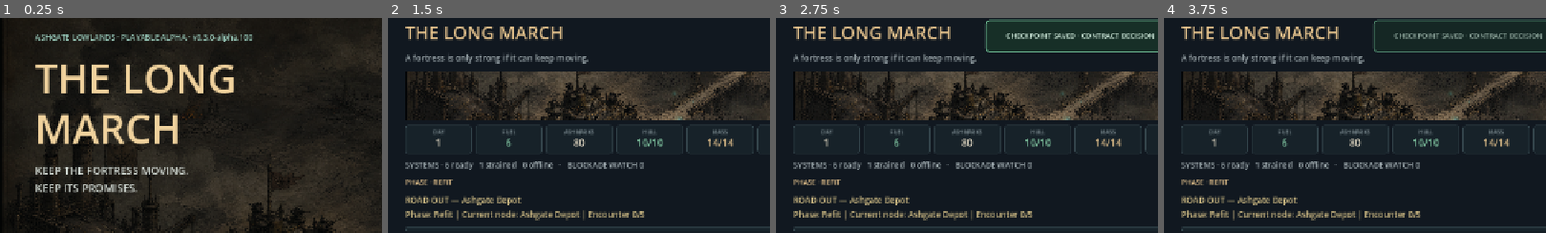
Above: before the commit, frames 1-4 (left to right).
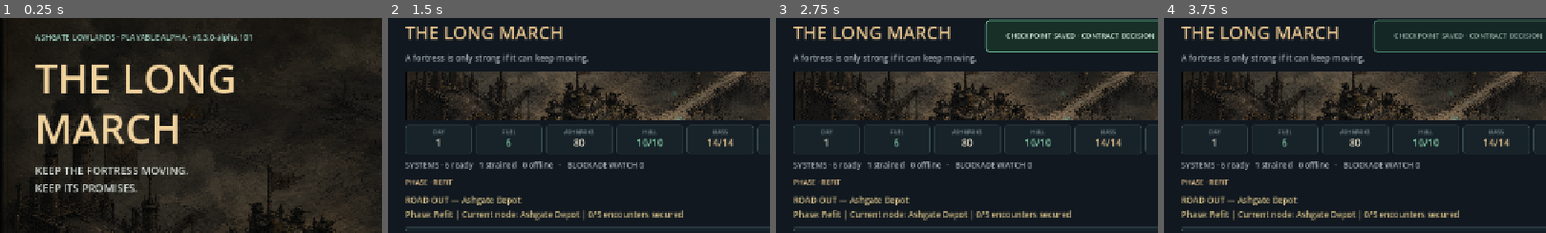
Above: after the commit, the same moments.

Repository: raphaelroshan/the-long-march
Game: Godot game, scene res://scenes/App.tscn
Same seed, same stepped clock (60 frames per second), same inputs: the game is played once before the commit and once after it.
Inputs:
- Up to frame 1 (0.25 s): no input
- Up to frame 2 (1.5 s): click "START GAME · GUIDED FIRST RUN" at 0.5 s; click "SKIP BRIEFING" at 1.25 s
- Up to frame 3 (2.75 s): click "Guard the convoy" at 2 s
- Up to frame 4 (3.75 s): click "Protect Cargo" at 2.75 s; click "Protect Cargo" at 3.5 s
The pictures show only the part of the screen within x 0-50%, y 3-53%; the shares and areas given below are measured in that part.

The runs differ from the first frame. In frame 1, less than 0.1% of the frame differs, in the area x 65-66%, y 7-11%; in frame 2, 0.5%, in the area x 52-78%, y 89-93%; in frame 3, 0.5%; in frame 4, 0.5%.

Commit message:
Clarify active encounter progress

Diff:
--- a/project.godot
+++ b/project.godot
@@ -4,7 +4,7 @@
 
 [application]
 config/name="The Long March"
-config/version="0.3.0-alpha.100"
+config/version="0.3.0-alpha.101"
 run/main_scene="res://scenes/App.tscn"
 config/features=PackedStringArray("4.4", "GL Compatibility")
 
--- a/src/ui/main.gd
+++ b/src/ui/main.gd
@@ -1921,7 +1921,8 @@
 		var path_names: Array[String] = []
 		for node_id in state.campaign_path:
 			path_names.append(String(LongMarchState.CAMPAIGN_NODES.get(node_id, {}).get("name", node_id)))
-		journey_label.text = "ROAD OUT — %s\nPhase: %s | Current node: %s | Encounter %d/5" % [" → ".join(path_names), state.phase.replace("_", " ").capitalize(), String(LongMarchState.JOURNEY_NODES.get(state.journey_node, {}).get("name", state.journey_node)), state.campaign_encounters_completed]
+		var progress_text := "Encounter %d/5 underway" % mini(state.campaign_encounters_completed + 1, 5) if is_battle_phase else "%d/5 encounters secured" % state.campaign_encounters_completed
+		journey_label.text = "ROAD OUT — %s\nPhase: %s | Current node: %s | %s" % [" → ".join(path_names), state.phase.replace("_", " ").capitalize(), String(LongMarchState.JOURNEY_NODES.get(state.journey_node, {}).get("name", state.journey_node)), progress_text]
 	else:
 		journey_label.text = "JOURNEY — Ashgate Depot → Morrowline Camp → Meridian Pass\nPhase: %s | Current node: %s | Route: %s" % [state.phase.replace("_", " ").capitalize(), String(LongMarchState.JOURNEY_NODES.get(state.journey_node, {}).get("name", state.journey_node)), route_name]
 	if state.phase == "results":
--- a/tests/test_prototype_flow.gd
+++ b/tests/test_prototype_flow.gd
@@ -225,6 +225,7 @@
 	await _press_campaign_node("rill_crossing")
 	await process_frame
 	_expect(game.state.phase == "battle", "the first map choice should begin a road encounter")
+	_expect(game.journey_label.text.contains("Encounter 1/5 underway") and not game.journey_label.text.contains("Encounter 0/5"), "the journey header should count the active first encounter rather than showing zero progress")
 	_expect(game.advance_encounter_button.has_focus(), "committing a route should hand controller focus to the encounter timeline")
 	_expect(game.right_scroll.get_global_rect().encloses(game.advance_encounter_button.get_global_rect()), "battle focus should scroll encounter advancement into view")
 	var battle_viewport_rect: Rect2 = game.right_scroll.get_global_rect()
@@ -252,6 +253,7 @@
 	_expect(game.combat_panel.enemy_states[0].text.contains("1 STEP OUT") and game.advance_encounter_button.text.contains( …(324 unchanged characters)…
 	await _advance_until_phase("map")
 	_expect(int(game.campaign_progress_bar.value) == 1, "the region progress bar should advance after a secured encounter")
+	_expect(game.journey_label.text.contains("1/5 encounters secured"), "planning between roads should distinguish completed encounters from one currently underway")
 	_expect(game.campaign_map.status_for("rill_crossing") == "current" and game.campaign_map.status_for("ashgate_depot") == "secured", "the map should retain the secured route and move the current marker")
 	_expect(game.campaign_map.button_for("red_wheel_toll_bridge").text.contains("UNSCOUTED · UNKNOWN"), "an available unscouted node should advertise uncertainty without exposing its hidden risk")
 	game.campaign_map.button_for("red_wheel_toll_bridge").grab_focus()
Not shown, changed: export_presets.cfg
Not shown, changed: docs/decision_log.md
